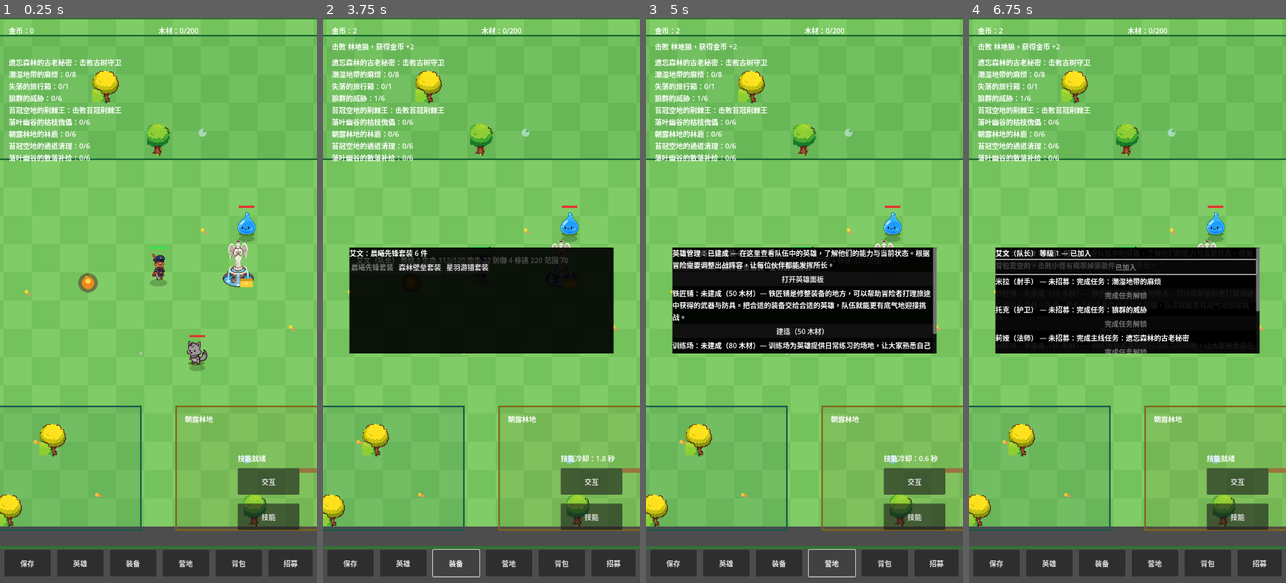
Above: before the commit, frames 1-4 (left to right).
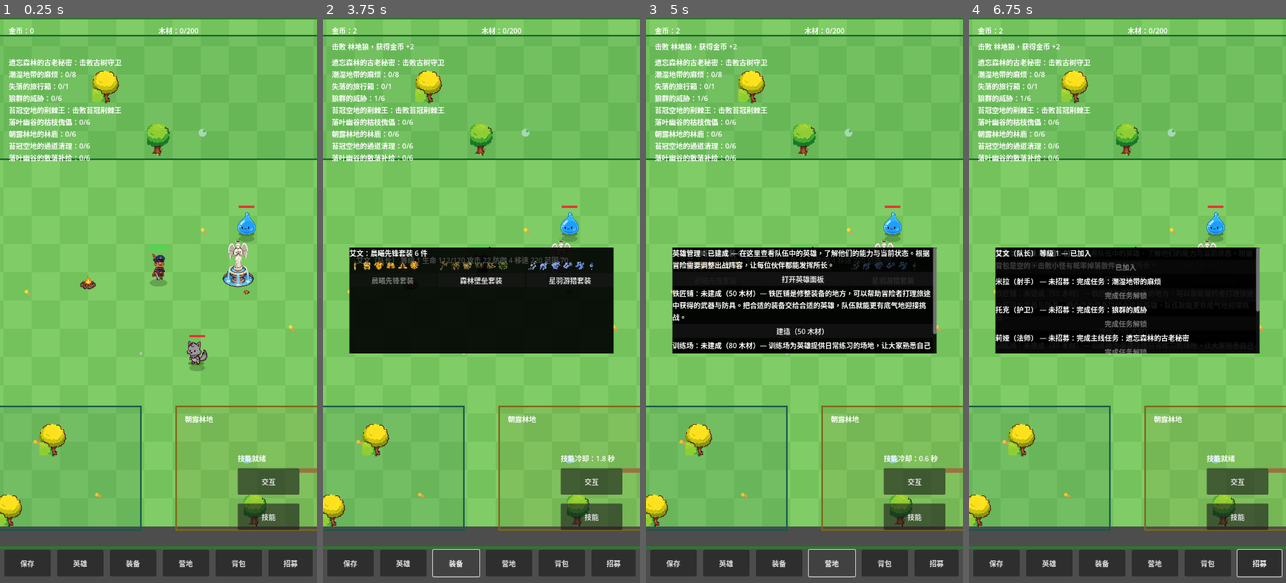
Above: after the commit, the same moments.

Repository: oneyi53/game
Game: Godot game, scene res://scenes/main.tscn
Two runs of this game, one before a commit and one after it. Both use one fixed random seed, a clock stepped at 60 frames per second and the inputs below.
Inputs:
- Up to frame 1 (0.25 s): no input
- Up to frame 2 (3.75 s): click "技能" at 0.5 s; click "交互" at 1.25 s; click "保存" at 2 s; click "英雄" at 2.75 s; click "装备" at 3.5 s
- Up to frame 3 (5 s): click "营地" at 4.25 s
- Up to frame 4 (6.75 s): click "背包" at 5 s; click "招募" at 5.75 s; click "森林壁垒套装" at 6.5 s

The runs differ from the first frame. In frame 1, 0.2% of the frame differs, in the area x 24-80%, y 45-49%; in frame 2, 1.1%, in the area x 8-86%, y 42-48%; in frame 3, 0.3%; in frame 4, 0.5%.

Commit message:
art: integrate existing equipment and scene sprites (#19)
* art: connect existing equipment and scene sprites

* art: connect existing equipment and scene sprites

* art: connect existing equipment and scene sprites

Diff:
--- a/scripts/interactable/campfire.gd
+++ b/scripts/interactable/campfire.gd
@@ -1,17 +1,9 @@
 class_name Campfire
 extends Node2D
 
-# Placeholder campfire marker, drawn in code like the map: an orange
-# circle with a flame dot. No art asset, no gameplay logic here;
-# interaction (fog prompt / wood check / dispel) lives in Main,
-# exactly like the chest, so this node can never lock a zone.
+# Visual uses the original campfire sprite; interaction and progression
+# remain in Main so this node cannot independently unlock a zone.
+const CAMPFIRE_TEXTURE: Texture2D = preload("res://assets/art-v1/sprites/scene/campfire.png")
 
 func _draw() -> void:
-    # Visual only: same footprint, no gameplay logic here.
-    draw_circle(Vector2.ZERO, 22.0, Color(0.35, 0.25, 0.15, 0.6))
-    draw_line(Vector2(-12.0, 8.0), Vector2(12.0, -8.0), Color(0.45, 0.3, 0.15), 3.0)
-    draw_line(Vector2(12.0, 8.0), Vector2(-12.0, -8.0), Color(0.45, 0.3, 0.15), 3.0)
-    draw_circle(Vector2.ZERO, 14.0, Color(1.0, 0.55, 0.1, 0.9))
-    draw_circle(Vector2(0.0, -4.0), 6.0, Color(1.0, 0.85, 0.3, 1.0))
-    draw_circle(Vector2(-4.0, -14.0), 2.0, Color(1.0, 0.85, 0.3, 0.8))
-    draw_circle(Vector2(5.0, -17.0), 1.5, Color(1.0, 0.85, 0.3, 0.6))
+    draw_texture_rect(CAMPFIRE_TEXTURE, Rect2(-34.0, -48.0, 68.0, 68.0), false)
--- a/scripts/interactable/chest.gd
+++ b/scripts/interactable/chest.gd
@@ -3,8 +3,9 @@
 
 # A chest that opens once. Opening gives gold and emits "opened",
 # which the main scene uses to update gold and auto-save.
+signal opened(gold_amount)
 
-signal opened(gold_amount)
+const CHEST_TEXTURE: Texture2D = preload("res://assets/art-v1/sprites/scene/chest.png")
 
 var is_open: bool = false
 var reward_gold: int = 0
@@ -23,11 +24,6 @@
     return reward_gold
 
 func _draw() -> void:
-    # Visual only: same 28x20 box, same open/closed logic.
-    if is_open:
-        draw_rect(Rect2(-14.0, -10.0, 28.0, 20.0), Color(0.5, 0.35, 0.1))
-        draw_rect(Rect2(-14.0, -10.0, 28.0, 4.0), Color(0.35, 0.25, 0.08))
-    else:
-        draw_rect(Rect2(-14.0, -10.0, 28.0, 20.0), Color(1.0, 0.8, 0.2))
-        draw_rect(Rect2(-14.0, -10.0, 28.0, 6.0), Color(0.8, 0.6, 0.1))
-        draw_circle(Vector2(0.0, 0.0), 3.0, Color(1.0, 0.9, 0.4))
+    # Reuse the same chest artwork; a muted tint distinguishes claimed chests.
+    var tint: Color = Color(0.55, 0.55, 0.55, 1.0) if is_open else Color.WHITE
+    draw_texture_rect(CHEST_TEXTURE, Rect2(-32.0, -32.0, 64.0, 64.0), false, tint)
--- a/scripts/ui/equip_panel.gd
+++ b/scripts/ui/equip_panel.gd
@@ -1,17 +1,38 @@
 class_name EquipPanel
 extends Control
 
-# Equipment swap panel: one row per hero showing the set currently
-# worn, plus one button per set (晨曦先锋 / 森林壁垒 / 星羽游猎).
-# Tapping a set button swaps that hero's whole six-piece set at once
-# and emits swap_requested; main re-applies the bonus and saves.
-# The button for the currently worn set is disabled. There is no
-# backpack, upgrade or dismantle UI in M1. set_lines is kept only
-# as a label-only fallback and is not used by main.
-
+# Set swapping remains atomic; the original six-piece PNGs are now
+# displayed in each set card so all available equipment art is visible.
 signal swap_requested(hero_id, set_id)
 
 @onready var panel_label: RichTextLabel = $PanelLabel
+
+const SET_PIECE_TEXTURES := {
+    "dawn_vanguard": [
+        preload("res://assets/art-v1/sprites/equipment_sets/dawn_vanguard_weapon.png"),
+        preload("res://assets/art-v1/sprites/equipment_sets/dawn_vanguard_helmet.png"),
+        preload("res://assets/art-v1/sprites/equipment_sets/dawn_vanguard_chest.png"),
+        preload("res://assets/art-v1/sprites/equipment_sets/dawn_vanguard_gloves.png"),
+        preload("res://assets/art-v1/sprites/equipment_sets/dawn_vanguard_boots.png"),
+        preload("res://assets/art-v1/sprites/equipment_sets/dawn_vanguard_accessory.png")
+    ],
+    "forest_bulwark": [
+        preload("res://assets/art-v1/sprites/equipment_sets/forest_bulwark_weapon.png"),
+        preload("res://assets/art-v1/sprites/equipment_sets/forest_bulwark_helmet.png"),
+        preload("res://assets/art-v1/sprites/equipment_sets/forest_bulwark_chest.png"),
+        preload("res://assets/art-v1/sprites/equipment_sets/forest_bulwark_gloves.png"),
+        preload("res://assets/art-v1/sprites/equipment_sets/forest_bulwark_boots.png"),
+        preload("res://assets/art-v1/sprites/equipment_sets/forest_bulwark_accessory.png")
+    ],
+    "starfeather_hunt": [
+        preload("res://assets/art-v1/sprites/equipment_sets/starfeather_hunt_weapon.png"),
+        preload("res://assets/art-v1/sprites/equipment_sets/starfeather_hunt_helmet.png"),
+        preload("res://assets/art-v1/sprites/equipment_sets/starfeather_hunt_chest.png"),
+        preload("res://assets/art-v1/sprites/equipment_sets/starfeather_hunt_gloves.png"),
+        preload("res://assets/art-v1/sprites/equipment_sets/starfeather_hunt_boots.png"),
+        preload("res://assets/art-v1/sprites/equipment_sets/starfeather_hunt_accessory.png")
+    ]
+}
 
 var heroes: Array = []
 var manager: EquipmentManager = null
@@ -72,19 +93,33 @@
         var hero_id: String = str(hero.hero_id)
         var current: String = manager.equipped_set_id_for_hero(hero_id)
         var row_label: Label = Label.new()
-        if current == "":
-            row_label.text = str(hero.hero_name) + "：未穿戴套装"
-        else:
-            row_label.text = str(hero.hero_name) + "：" + manager.set_name(current) + " 6 件"
+        row_label.text = str(hero.hero_name) + ("：未穿戴套装" if current == "" else "：" + manager.set_name(current) + " 6 件")
         list_box.add_child(row_label)
-        var row: HBoxContainer = HBoxContainer.new()
-        list_box.add_child(row)
-        for set_id in manager.set_ids():
+        var sets_row: HBoxContainer = HBoxContainer.new()
+        sets_row.size_flags_horizontal = Control.SIZE_EXPAND_FILL
+        list_box.add_child(sets_row)
+        for set_value in manager.set_ids():
+            var set_id: String = str(set_value)
+            var card: VBoxContainer = VBoxContainer.new()
+            card.size_flags_horizontal = Control.SIZE_EXPAND_FILL
+            sets_row.add_child(card)
+            var icons: HBoxContainer = HBoxContainer.new()
+            icons.add_theme_constant_override("separation", 1)
+            card.add_child(icons)
+            var textures: Array = SET_PIECE_TEXTURES.get(set_id, [])
+            for texture in textures:
+                var icon: TextureRect = TextureRect.new()
+                icon.texture = texture
+                icon.custom_minimum_size = Vector2(26.0, 26.0)
+                icon.expand_mode = TextureRect.EXPAND_IGNORE_SIZE
+                icon.stretch_mode = TextureRect.STRETCH_KEEP_ASPECT_CENTERED
+                icons.add_child(icon)
             var button: Button = Button.new()
-            button.text = manager.set_name(str(set_id))
-            button.disabled = (str(set_id) == current)
-            button.pressed.connect(_on_set_button_pressed.bind(hero_id, str(set_id)))
-            row.add_child(button)
+            button.text = manager.set_name(set_id)
+            button.size_flags_horizontal = Control.SIZE_EXPAND_FILL
+            button.disabled = (set_id == current)
+            button.pressed.connect(_on_set_button_pressed.bind(hero_id, set_id))
+            card.add_child(button)
 
 func _on_set_button_pressed(hero_id: String, set_id: String) -> void:
     swap_requested.emit(hero_id, set_id)
